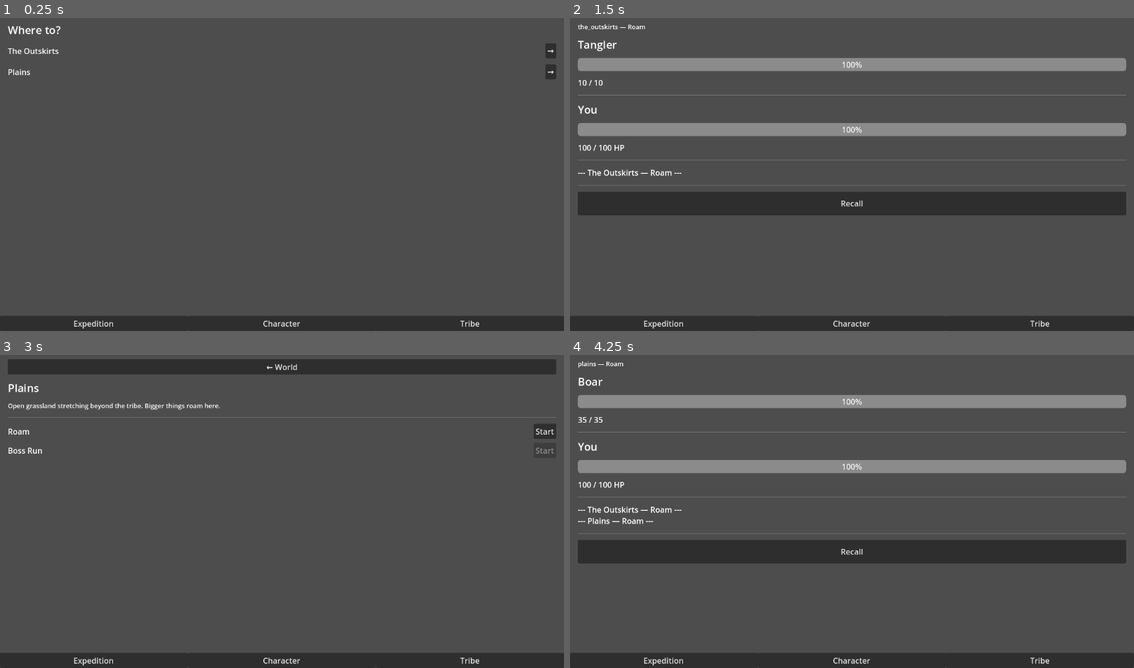
Above: before the commit, frames 1-4 (two rows, left to right).
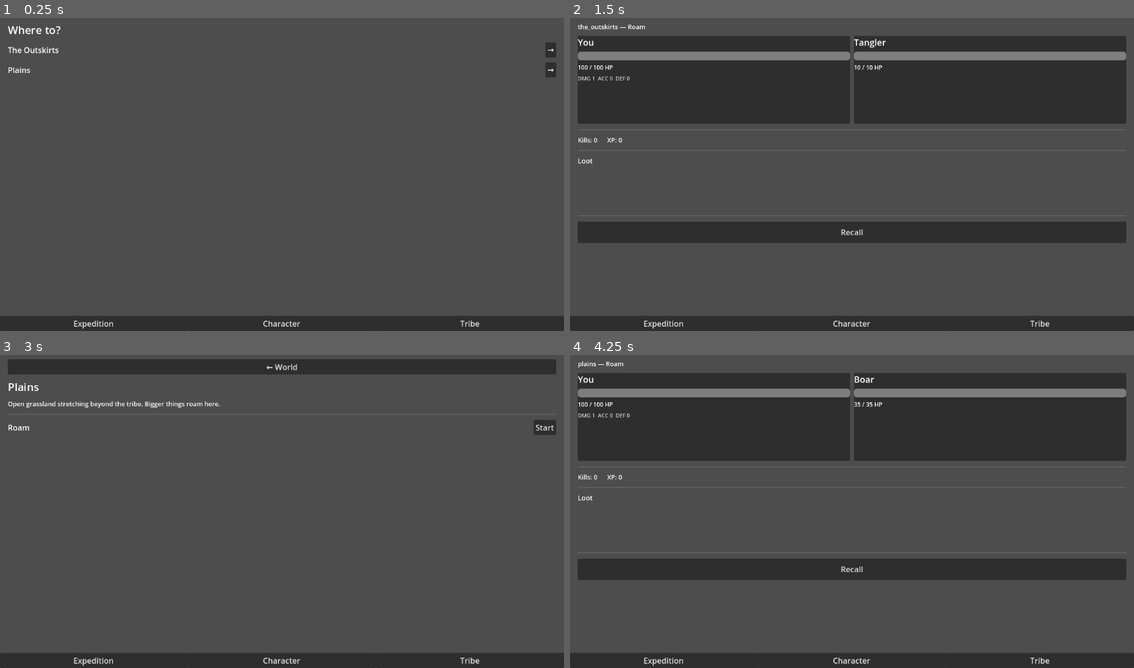
Above: after the commit, the same moments.

Repository: NicDoh/BONK
Game: Godot game, scene res://scenes/Main.tscn
Same seed, same stepped clock (60 frames per second), same inputs: the game is played once before the commit and once after it.
Inputs:
- Up to frame 1 (0.25 s): no input
- Up to frame 2 (1.5 s): click "→" at 0.5 s; click "Start" at 1.25 s
- Up to frame 3 (3 s): click "Recall" at 2 s; click "→" at 2.75 s
- Up to frame 4 (4.25 s): click "Start" at 3.5 s

The runs differ from the first frame. In frame 1, 0.2% of the frame differs, in the area x 1-99%, y 7-20%; in frame 2, 45%, in the area x 1-99%, y 5-72%; in frame 3, 1.0%; in frame 4, 41%.

Commit message:
Overhaul expedition combat UI — side-by-side panels, floating damage numbers, session stats
- Player panel (left): HP bar, DMG/ACC/DEF stats
- Enemy panel (right): name, HP bar
- Floating damage numbers via Tween — white for hits, yellow for crits, red for incoming
- Bottom: kill count, XP this session, loot log

Co-Authored-By: Claude Sonnet 4.6 <noreply@anthropic.com>

Diff:
--- a/bonk/scenes/expedition/ExpeditionScreen.gd
+++ b/bonk/scenes/expedition/ExpeditionScreen.gd
@@ -12,123 +12,208 @@
 var _zone_desc_label: Label
 var _activity_container: VBoxContainer
 
-var _combat_zone_label: Label
+var _player_hp_bar: ProgressBar
+var _player_hp_label: Label
+var _player_stats_label: Label
+var _player_panel: PanelContainer
+
 var _monster_name_label: Label
+var _monster_hp_bar: ProgressBar
 var _monster_hp_label: Label
-var _monster_hp_bar: ProgressBar
-var _player_hp_label: Label
-var _player_hp_bar: ProgressBar
-var _combat_log: RichTextLabel
-
-var _log_lines: Array[String] = []
-const LOG_MAX := 8
+var _enemy_panel: PanelContainer
+
+var _damage_overlay: Control
+var _kills_label: Label
+var _xp_label: Label
+var _loot_log: RichTextLabel
+
+var _kills_this_session: int = 0
+var _xp_this_session: float = 0.0
+var _loot_lines: Array[String] = []
+const LOOT_MAX := 15
 
 func _ready() -> void:
 	size_flags_vertical = Control.SIZE_EXPAND_FILL
 
 	var inner := VBoxContainer.new()
 	inner.size_flags_horizontal = Control.SIZE_EXPAND_FILL
-	inner.add_theme_constant_override("separation", 12)
+	inner.add_theme_constant_override("separation", 10)
 	add_child(inner)
 
-	_world_container = VBoxContainer.new()
-	_world_container.add_theme_constant_override("separation", 12)
-	inner.add_child(_world_container)
-
-	_zone_container = VBoxContainer.new()
-	_zone_container.add_theme_constant_override("separation", 12)
-	_zone_container.visible = false
-	inner.add_child(_zone_container)
-
-	var zone_back := Button.new()
-	zone_back.text = "← World"
-	zone_back.pressed.connect(func(): set_view("world"))
-	_zone_container.add_child(zone_back)
-
-	_zone_title_label = Label.new()
-	_zone_title_label.add_theme_font_size_override("font_size", 22)
-	_zone_container.add_child(_zone_title_label)
-
-	_zone_desc_label = Label.new()
-	_zone_desc_label.add_theme_font_size_override("font_size", 13)
-	_zone_desc_label.autowrap_mode = TextServer.AUTOWRAP_WORD_SMART
-	_zone_container.add_child(_zone_desc_label)
-
-	_zone_container.add_child(HSeparator.new())
-
-	_activity_container = VBoxContainer.new()
-	_activity_container.add_theme_constant_override("separation", 8)
-	_zone_container.add_child(_activity_container)
-
-	_combat_container = VBoxContainer.new()
-	_combat_container.add_theme_constant_override("separation", 12)
-	_combat_container.visible = false
-	inner.add_child(_combat_container)
-
-	_combat_zone_label = Label.new()
-	_combat_zone_label.add_theme_font_size_override("font_size", 13)
-	_combat_container.add_child(_combat_zone_label)
-
-	_monster_name_label = Label.new()
-	_monster_name_label.add_theme_font_size_override("font_size", 22)
-	_combat_container.add_child(_monster_name_label)
-
-	_monster_hp_bar = ProgressBar.new()
-	_monster_hp_bar.min_value = 0
-	_monster_hp_bar.custom_minimum_size.y = 20
-	_combat_container.add_child(_monster_hp_bar)
-
-	_monster_hp_label = Label.new()
-	_combat_container.add_child(_monster_hp_label)
-
-	_combat_container.add_child(HSeparator.new())
-
-	var player_title := Label.new()
-	player_title.text = "You"
-	player_title.add_theme_font_size_override("font_size", 22)
-	_combat_container.add_child(player_title)
-
-	_player_hp_bar = ProgressBar.new()
-	_player_hp_bar.min_value = 0
-	_player_hp_bar.custom_minimum_size.y = 20
-	_combat_container.add_child(_player_hp_bar)
-
-	_player_hp_label = Label.new()
-	_combat_container.add_child(_player_hp_label)
-
-	_combat_container.add_child(HSeparator.new())
-
-	_combat_log = RichTextLabel.new()
-	_combat_log.bbcode_enabled = true
-	_combat_log.fit_content = true
-	_combat_log.size_flags_horizontal = Control.SIZE_EXPAND_FILL
-	_combat_container.add_child(_combat_log)
-
-	_combat_container.add_child(HSeparator.new())
-
-	var recall_btn := Button.new()
-	recall_btn.text = "Recall"
-	recall_btn.custom_minimum_size.y = 48
-	recall_btn.pressed.connect(_on_recall_pressed)
-	_combat_container.add_child(recall_btn)
-
-	EventBus.player_hit_monster.connect(_on_player_hit)
-	EventBus.player_missed.connect(func(): log_line("[color=gray]You missed.[/color]"))
-	EventBus.monster_hit_player.connect(func(d): log_line("[color=red]Monster hits you for %d[/color]" % d))
-	EventBus.player_blocked.connect(func(_d): log_line("[color=cyan]You blocked![/color]"))
-	EventBus.monster_missed.connect(func(): log_line("[color=gray]Monster missed.[/color]"))
-	EventBus.monster_died.connect(func(_m): log_line("[color=green]Monster defeated![/color]"))
-	EventBus.monster_spawned.connect(_on_monster_spawned)
-	EventBus.player_died.connect(_on_player_died)
-	EventBus.item_obtained.connect(func(item, qty): log_line("[color=gold]Drop: %s x%d[/color]" % [item.name, qty]))
-	EventBus.expedition_ended.connect(func(_r): set_view("world"))
-	EventBus.offline_progress_applied.connect(_on_offline_progress)
+	_build_world_view(inner)
+	_build_zone_view(inner)
+	_build_combat_view(inner)
+	_connect_signals()
 
 	if ExpeditionManager.active and ExpeditionManager.current_monster:
 		_refresh_combat_header()
 		set_view("combat")
 	else:
 		set_view("world")
+
+func _build_world_view(parent: VBoxContainer) -> void:
+	_world_container = VBoxContainer.new()
+	_world_container.add_theme_constant_override("separation", 10)
+	parent.add_child(_world_container)
+
+func _build_zone_view(parent: VBoxContainer) -> void:
+	_zone_container = VBoxContainer.new()
+	_zone_container.add_theme_constant_override("separation", 10)
+	_zone_container.visible = false
+	parent.add_child(_zone_container)
+
+	var back := Button.new()
+	back.text = "← World"
+	back.pressed.connect(func(): set_view("world"))
+	_zone_container.add_child(back)
+
+	_zone_title_label = Label.new()
+	_zone_title_label.add_theme_font_size_override("font_size", 22)
+	_zone_container.add_child(_zone_title_label)
+
+	_zone_desc_label = Label.new()
+	_zone_desc_label.add_theme_font_size_override("font_size", 13)
+	_zone_desc_label.autowrap_mode = TextServer.AUTOWRAP_WORD_SMART
+	_zone_container.add_child(_zone_desc_label)
+
+	_zone_container.add_child(HSeparator.new())
+
+	_activity_container = VBoxContainer.new()
+	_activity_container.add_theme_constant_override("separation", 8)
+	_zone_container.add_child(_activity_container)
+
+func _build_combat_view(parent: VBoxContainer) -> void:
+	_combat_container = VBoxContainer.new()
+	_combat_container.add_theme_constant_override("separation", 10)
+	_combat_container.visible = false
+	parent.add_child(_combat_container)
+
+	# Zone label
+	var zone_lbl := Label.new()
+	zone_lbl.name = "ZoneLabel"
+	zone_lbl.add_theme_font_size_override("font_size", 13)
+	_combat_container.add_child(zone_lbl)
+
+	# Side-by-side panels with overlay wrapper
+	var panels_wrapper := Control.new()
+	panels_wrapper.custom_minimum_size.y = 180
+	panels_wrapper.size_flags_horizontal = Control.SIZE_EXPAND_FILL
+	_combat_container.add_child(panels_wrapper)
+
+	var panels_hbox := HBoxContainer.new()
+	panels_hbox.size_flags_horizontal = Control.SIZE_EXPAND_FILL
+	panels_hbox.add_theme_constant_override("separation", 8)
+	panels_hbox.set_anchors_and_offsets_preset(Control.PRESET_FULL_RECT)
+	panels_wrapper.add_child(panels_hbox)
+
+	# Player panel
+	_player_panel = PanelContainer.new()
+	_player_panel.size_flags_horizontal = Control.SIZE_EXPAND_FILL
+	panels_hbox.add_child(_player_panel)
+
+	var player_inner := VBoxContainer.new()
+	player_inner.add_theme_constant_override("separation", 6)
+	_player_panel.add_child(player_inner)
+
+	var player_title := Label.new()
+	player_title.text = "You"
+	player_title.add_theme_font_size_override("font_size", 18)
+	player_inner.add_child(player_title)
+
+	_player_hp_bar = ProgressBar.new()
+	_player_hp_bar.custom_minimum_size.y = 18
+	_player_hp_bar.show_percentage = false
+	player_inner.add_child(_player_hp_bar)
+
+	_player_hp_label = Label.new()
+	_player_hp_label.add_theme_font_size_override("font_size", 12)
+	player_inner.add_child(_player_hp_label)
+
+	_player_stats_label = Label.new()
+	_player_stats_label.add_theme_font_size_override("font_size", 11)
+	_player_stats_label.modulate = Color(0.8, 0.8, 0.8)
+	player_inner.add_child(_player_stats_label)
+
+	# Enemy panel
+	_enemy_panel = PanelContainer.new()
+	_enemy_panel.size_flags_horizontal = Control.SIZE_EXPAND_FILL
+	panels_hbox.add_child(_enemy_panel)
+
+	var enemy_inner := VBoxContainer.new()
+	enemy_inner.add_theme_constant_override("separation", 6)
+	_enemy_panel.add_child(enemy_inner)
+
+	_monster_name_label = Label.new()
+	_monster_name_label.add_theme_font_size_override("font_size", 18)
+	enemy_inner.add_child(_monster_name_label)
+
+	_monster_hp_bar = ProgressBar.new()
+	_monster_hp_bar.custom_minimum_size.y = 18
+	_monster_hp_bar.show_percentage = false
+	enemy_inner.add_child(_monster_hp_bar)
+
+	_monster_hp_label = Label.new()
+	_monster_hp_label.add_theme_font_size_override("font_size", 12)
+	enemy_inner.add_child(_monster_hp_label)
+
+	# Floating damage overlay on top of panels
+	_damage_overlay = Control.new()
+	_damage_overlay.mouse_filter = Control.MOUSE_FILTER_IGNORE
+	_damage_overlay.set_anchors_and_offsets_preset(Control.PRESET_FULL_RECT)
+	panels_wrapper.add_child(_damage_overlay)
+
+	_combat_container.add_child(HSeparator.new())
+
+	# Session stats row
+	var stats_row := HBoxContainer.new()
+	stats_row.add_theme_constant_override("separation", 20)
+	_combat_container.add_child(stats_row)
+
+	_kills_label = Label.new()
+	_kills_label.text = "Kills: 0"
+	_kills_label.add_theme_font_size_override("font_size", 13)
+	stats_row.add_child(_kills_label)
+
+	_xp_label = Label.new()
+	_xp_label.text = "XP: 0"
+	_xp_label.add_theme_font_size_override("font_size", 13)
+	stats_row.add_child(_xp_label)
+
+	_combat_container.add_child(HSeparator.new())
+
+	# Loot log
+	var loot_title := Label.new()
+	loot_title.text = "Loot"
+	loot_title.add_theme_font_size_override("font_size", 14)
+	_combat_container.add_child(loot_title)
+
+	_loot_log = RichTextLabel.new()
+	_loot_log.bbcode_enabled = true
+	_loot_log.fit_content = true
+	_loot_log.size_flags_horizontal = Control.SIZE_EXPAND_FILL
+	_loot_log.custom_minimum_size.y = 80
+	_combat_container.add_child(_loot_log)
+
+	_combat_container.add_child(HSeparator.new())
+
+	var recall_btn := Button.new()
+	recall_btn.text = "Recall"
+	recall_btn.custom_minimum_size.y = 44
+	recall_btn.pressed.connect(func(): ExpeditionManager.recall())
+	_combat_container.add_child(recall_btn)
+
+func _connect_signals() -> void:
+	EventBus.player_hit_monster.connect(_on_player_hit)
+	EventBus.player_missed.connect(func(): _spawn_number("Miss", Color.GRAY, false))
+	EventBus.monster_hit_player.connect(_on_monster_hit)
+	EventBus.monster_missed.connect(func(): _spawn_number("Miss", Color.GRAY, true))
+	EventBus.monster_died.connect(_on_monster_died)
+	EventBus.monster_spawned.connect(_on_monster_spawned)
+	EventBus.player_died.connect(_on_player_died)
+	EventBus.item_obtained.connect(_on_item_obtained)
+	EventBus.expedition_ended.connect(func(_r): set_view("world"))
+	EventBus.stat_xp_gained.connect(func(_s, amount): _xp_this_session += amount; _refresh_session_stats())
+	EventBus.offline_progress_applied.connect(_on_offline_progress)
 
 func _process(_delta: float) -> void:
 	if ExpeditionManager.active:
@@ -187,41 +272,30 @@
 	roam_row.add_child(roam_lbl)
 	var roam_btn := Button.new()
 	roam_btn.text = "Start"
-	roam_btn.disabled = _selected_zone.roam_monsters.is_empty()
+	roam_btn.disabled = _selected_zone.roam_monsters.is_empty() or not GameManager.is_player_free()
 	roam_btn.pressed.connect(_on_start_expedition.bind(ExpeditionManager.Mode.ROAM))
 	roam_row.add_child(roam_btn)
 	_activity_container.add_child(roam_row)
-	var boss_row := HBoxContainer.new()
-	var boss_lbl := Label.new()
-	boss_lbl.text = "Boss Run"
-	boss_lbl.size_flags_horizontal = Control.SIZE_EXPAND_FILL
-	boss_lbl.add_theme_font_size_override("font_size", 16)
-	boss_row.add_child(boss_lbl)
-	var boss_btn := Button.new()
-	boss_btn.text = "Start"
-	boss_btn.disabled = true
-	boss_row.add_child(boss_btn)
-	_activity_container.add_child(boss_row)
 
 func _on_start_expedition(mode: ExpeditionManager.Mode) -> void:
 	if not _selected_zone:
 		return
+	_kills_this_session = 0
+	_xp_this_session = 0.0
+	_loot_lines.clear()
+	_loot_log.text = ""
+	_refresh_session_stats()
 	ExpeditionManager.start(_selected_zone, mode)
 	_refresh_combat_header()
 	set_view("combat")
-	log_line("--- %s — Roam ---" % _selected_zone.name)
 
 func _refresh_combat_header() -> void:
 	if not ExpeditionManager.current_monster:
 		return
-	var monster := ExpeditionManager.current_monster
-	_combat_zone_label.text = "%s — Roam" % ExpeditionManager.current_zone_id
-	_monster_name_label.text = monster.name
-	_monster_hp_bar.max_value = monster.hp
-	_monster_hp_bar.value = ExpeditionManager._monster_hp
-
-func _on_recall_pressed() -> void:
-	ExpeditionManager.recall()
+	var zone_lbl := _combat_container.get_node("ZoneLabel") as Label
+	if zone_lbl:
+		zone_lbl.text = "%s — Roam" % ExpeditionManager.current_zone_id
+	_refresh_player_stats()
 
 func _refresh_player_hp() -> void:
 	var hp := CharacterManager.current_hp
@@ -230,38 +304,86 @@
 	_player_hp_bar.value = hp
 	_player_hp_label.text = "%d / %d HP" % [hp, max_hp]
 
+func _refresh_player_stats() -> void:
+	var dmg := CharacterManager.get_weapon_damage()
+	var acc := CharacterManager.get_total_accuracy()
+	var def := CharacterManager.get_total_defense()
+	_player_stats_label.text = "DMG %d  ACC %d  DEF %d" % [dmg, acc, def]
+
 func _refresh_monster_hp() -> void:
+	if not ExpeditionManager.current_monster:
+		return
 	var hp := ExpeditionManager._monster_hp
-	var max_hp := ExpeditionManager.current_monster.hp if ExpeditionManager.current_monster else 1
+	var max_hp := ExpeditionManager.current_monster.hp
+	_monster_hp_bar.max_value = max_hp
 	_monster_hp_bar.value = maxi(0, hp)
-	_monster_hp_label.text = "%d / %d" % [maxi(0, hp), max_hp]
+	_monster_hp_label.text = "%d / %d HP" % [maxi(0, hp), max_hp]
+
+func _refresh_session_stats() -> void:
+	_kills_label.text = "Kills: %d" % _kills_this_session
+	_xp_label.text = "XP: %d" % int(_xp_this_session)
 
 func _on_player_hit(damage: int, _type: int, multiplier: float) -> void:
 	if multiplier > 1.0:
-		log_line("[color=yellow]You hit for %d (WEAK!)[/color]" % damage)
-	elif multiplier < 1.0:
-		log_line("[color=gray]You hit for %d (resisted)[/color]" % damage)
+		_spawn_number("-%d!" % damage, Color.YELLOW, false)
 	else:
-		log_line("You hit for %d" % damage)
+		_spawn_number("-%d" % damage, Color.WHITE, false)
+
+func _on_monster_hit(damage: int) -> void:
+	_spawn_number("-%d" % damage, Color(1.0, 0.35, 0.35), true)
+
+func _on_monster_died(_monster: MonsterData) -> void:
+	_kills_this_session += 1
+	_refresh_session_stats()
 
 func _on_monster_spawned(monster: MonsterData) -> void:
 	_monster_name_label.text = monster.name
 	_monster_hp_bar.max_value = monster.hp
 	_monster_hp_bar.value = monster.hp
-	_monster_hp_label.text = "%d / %d" % [monster.hp, monster.hp]
+	_monster_hp_label.text = "%d / %d HP" % [monster.hp, monster.hp]
 
 func _on_player_died() -> void:
-	log_line("[color=red]You died.[/color]")
 	set_view("world")
+
+func _on_item_obtained(item: ItemData, qty: int) -> void:
+	if _view != "combat":
+		return
+	var line := "[color=gold]+ %s x%d[/color]" % [item.name, qty]
+	_loot_lines.append(line)
+	if _loot_lines.size() > LOOT_MAX:
+		_loot_lines = _loot_lines.slice(_loot_lines.size() - LOOT_MAX)
+	_loot_log.text = "\n".join(_loot_lines)
 
 func _on_offline_progress(elapsed: float, summary: Dictionary) -> void:
 	var mins := int(elapsed / 60)
-	log_line("[color=gold]--- Offline: %dm, %d kills ---[/color]" % [mins, summary["kills"]])
-	for item_name in summary["drops"]:
-		log_line("[color=gold]  %s x%d[/color]" % [item_name, summary["drops"][item_name]])
-
-func log_line(text: String) -> void:
-	_log_lines.append(text)
-	if _log_lines.size() > LOG_MAX:
-		_log_lines = _log_lines.slice(_log_lines.size() - LOG_MAX)
-	_combat_log.text = "\n".join(_log_lines)
+	_kills_this_session += summary.get("kills", 0)
+	_refresh_session_stats()
+	var line := "[color=cyan]Offline %dm: %d kills[/color]" % [mins, summary.get("kills", 0)]
+	_loot_lines.append(line)
+	for item_name in summary.get("drops", {}):
+		_loot_lines.append("[color=gold]+ %s x%d[/color]" % [item_name, summary["drops"][item_name]])
+	_loot_log.text = "\n".join(_loot_lines)
+
+func _spawn_number(text: String, color: Color, on_player: bool) -> void:
+	if not _damage_overlay or not _damage_overlay.is_inside_tree():
+		return
+
+	var lbl := Label.new()
+	lbl.text = text
+	lbl.add_theme_font_size_override("font_size", 20)
+	lbl.add_theme_color_override("font_color", color)
+	lbl.mouse_filter = Control.MOUSE_FILTER_IGNORE
+
+	_damage_overlay.add_child(lbl)
+
+	# Position: left half = player (on_player=true), right half = enemy
+	var overlay_size := _damage_overlay.size
+	var x_center := overlay_size.x * (0.25 if on_player else 0.75)
+	var y_start := overlay_size.y * 0.5
+	lbl.position = Vector2(x_center - 20.0 + randf_range(-20, 20), y_start)
+
+	var tween := create_tween()
+	tween.set_parallel(true)
+	tween.tween_property(lbl, "position:y", y_start - 60.0, 0.9)
+	tween.tween_property(lbl, "modulate:a", 0.0, 0.9).set_delay(0.3)
+	tween.chain().tween_callback(lbl.queue_free)
